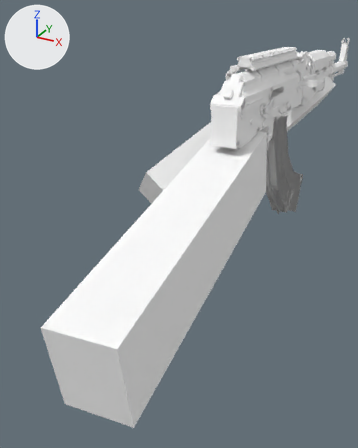
What one commit did to the glTF model src/main/resources/assets/tac/custom/tac_default_gun/tac/animations/ak47.gltf.
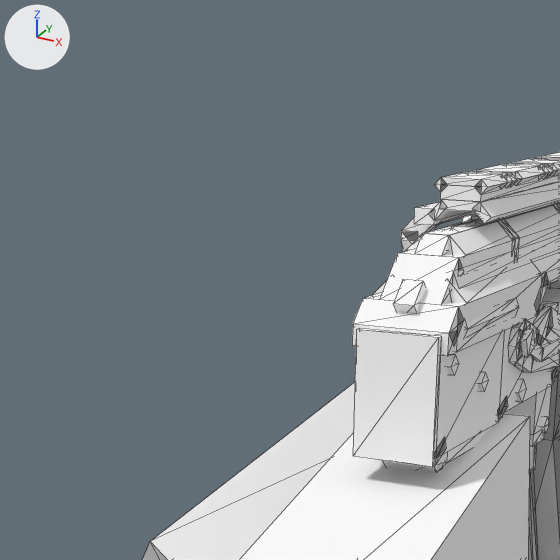
Each version is shown from a camera (50 mm lens) standing at (0.803, -2.09, 0.581) and looking at (0.146, -0.896, -0.016), then close up on the part from 27% to 77% of the width and 0% to 40% of the height. The lights are fixed; the arrows at upper left show +X, +Y and +Z. The close-ups show mesh edges as thin lines. Where no turn or scale is listed for an object, it has been applied to the vertices.

Names of what the first close-up shows: 'cover.001', 'cover.005', 'cover.013', 'cover.015', 'cover.022', 'extd_mag2.002', 'group28.001', 'group28.004', 'group28.018', 'lefthand_pos.001', 'mount.026', 'righthand_pos.001'.
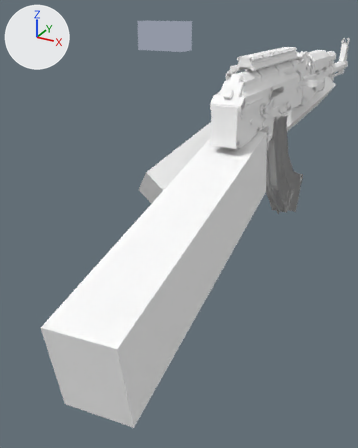
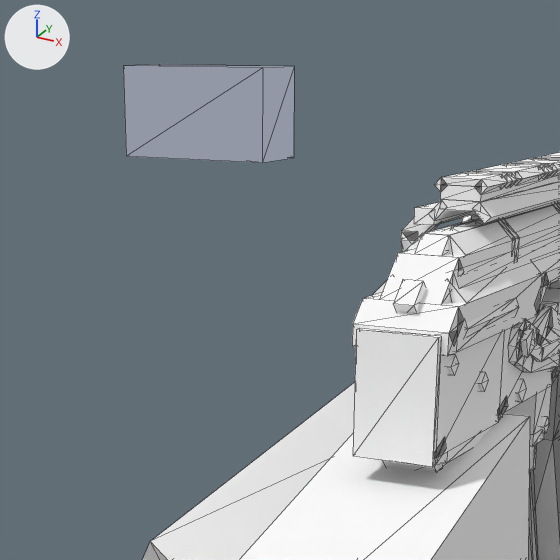
Changed parts and their boxes [x1, y1, x2, y2] in the close-ups (560 x 560 px):
'camera.001', added: after [123, 64, 294, 163]

The change, as a list of edits to the scene's bpy script:
```text
Add mat_material_10:
    mat_material_10 = bpy.data.materials.new('Material_10')
    # nodes: BsdfTransparent, Emission, LightPath, MixShader, OutputMaterial
    # colours: grey #9298a6
Add me_mesh_495:
    me_mesh_495.from_pydata(...)  # a box spanning x -0.075..0.075, y 0.0..0.062, z -0.041..0.041
    me_mesh_495.materials.append(mat_material_10)
Add ob_camera_001:
    ob_camera_001 = bpy.data.objects.new('camera.001', me_mesh_495)
    ob_camera_001.location = (0.0, -0.75, 0.5)
```
